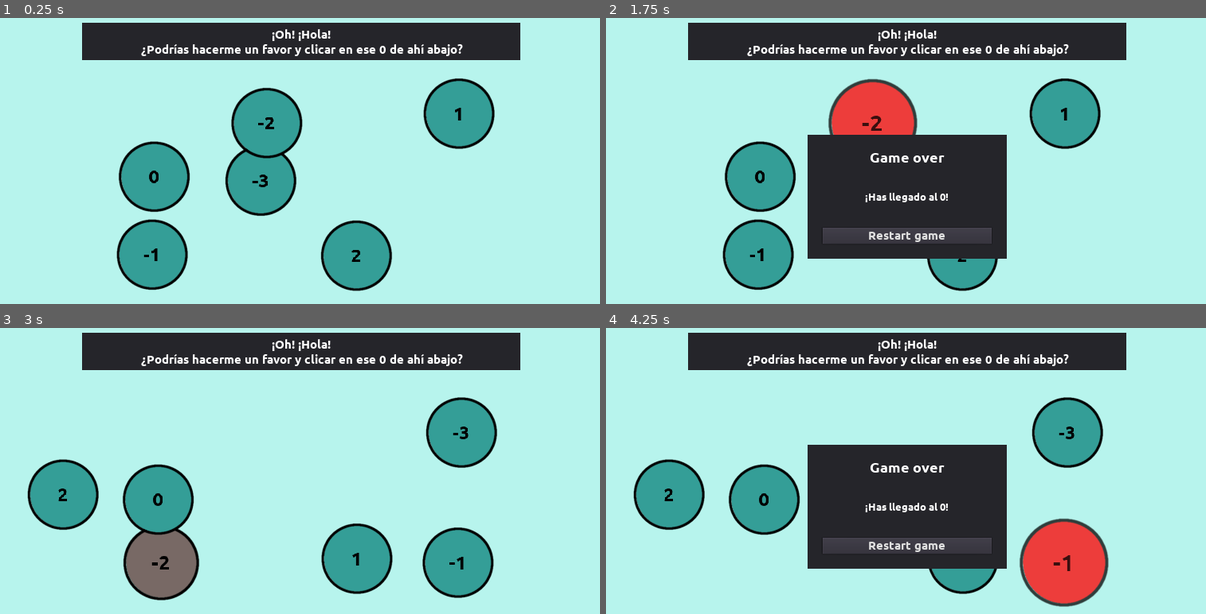
Above: before the commit, frames 1-4 (two rows, left to right).
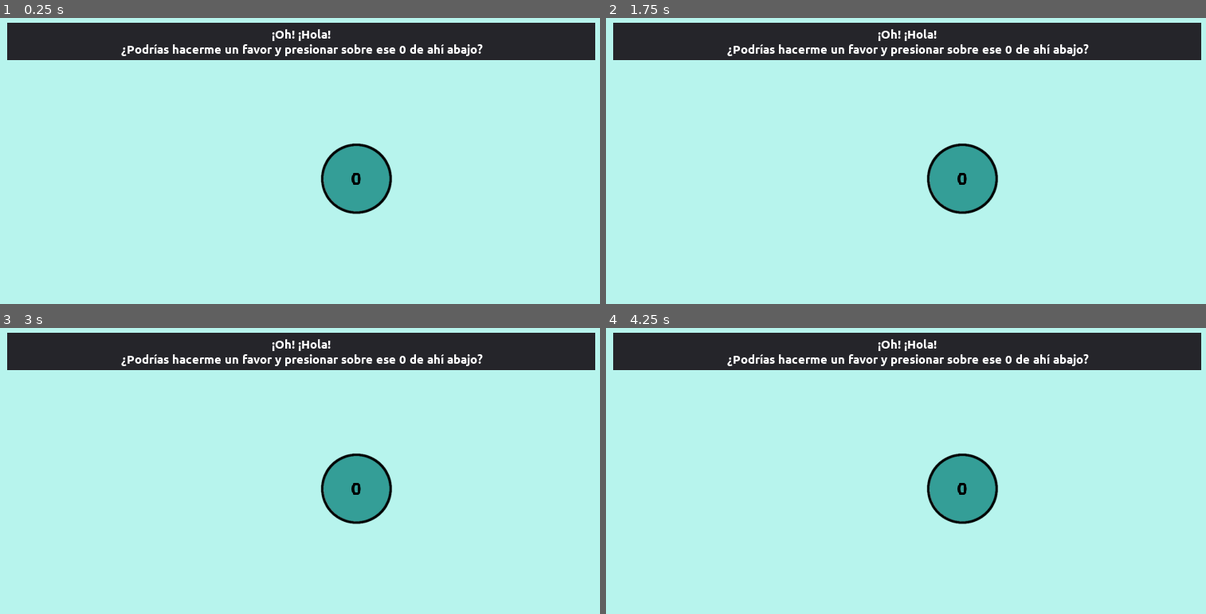
Above: after the commit, the same moments.

Repository: moisesjbc/contando-hasta-100
Game: Godot game, scene res://gameplay/main/main.tscn
The game is run twice, just before and just after one commit, with the same random seed, the same clock (stepped at 60 frames per second) and the same inputs.
Inputs (mouse positions are in pixels of both pictures, inside the frame that each line leads up to):
- Up to frame 1 (0.25 s): no input
- Up to frame 2 (1.75 s): tap Enter at 0.5 s; move the mouse to (870, 181) at 0.52 s; click (870, 181) at 0.67 s; move the mouse to (876, 123) at 1.27 s; click (876, 123) at 1.42 s
- Up to frame 3 (3 s): click (300, 545) at 2 s, where only the run before the commit has a clickable "Restart game"; tap Space at 2.75 s; move the mouse to (162, 562) at 2.77 s; click (162, 562) at 2.92 s
- Up to frame 4 (4.25 s): move the mouse to (1062, 562) at 3.52 s; click (1062, 562) at 3.67 s

The runs differ from the first frame. In frame 1, 20% of the frame differs, in the area x 1-100%, y 1-96%; in frame 2, 29%; in frame 3, 21%; in frame 4, 30%, in the area x 1-100%, y 1-98%.

Commit message:
Add new hints + parametrize extra balls

Diff:
--- a/godot-project/gameplay/balls_manager/balls_manager.gd
+++ b/godot-project/gameplay/balls_manager/balls_manager.gd
@@ -3,10 +3,12 @@
 signal number_selected
 
 var right_value = 0
+var n_extra_values = 0
 var numeric_ball_scene = preload("res://gameplay/balls/numeric_ball/numeric_ball.tscn")
 
-func set_level(new_right_value: int):
+func set_level(new_right_value: int, new_n_extra_values: int):
 	right_value = new_right_value
+	n_extra_values = new_n_extra_values
 	reset()
 
 var all_respawn_positions = []
@@ -29,6 +31,13 @@
 	reset()
 
 
+func _instantiate_numeric_ball(value: int, right_value: int):
+	var numeric_ball = numeric_ball_scene.instance()
+	numeric_ball.global_position = _get_random_respawn_position()
+	$balls.add_child(numeric_ball)
+	numeric_ball.set_value(value, right_value)
+	numeric_ball.connect("numeric_ball_selected", self, "_on_numeric_ball_selected")
+
 func reset():
 	free_respawn_positions = [] + all_respawn_positions
 
@@ -36,12 +45,13 @@
 		$balls.remove_child(ball)
 		ball.queue_free()
 
-	for i in range(right_value - 3, right_value + 3):
-		var numeric_ball = numeric_ball_scene.instance()
-		numeric_ball.global_position = _get_random_respawn_position()
-		$balls.add_child(numeric_ball)
-		numeric_ball.set_value(i, right_value)
-		numeric_ball.connect("numeric_ball_selected", self, "_on_numeric_ball_selected")
+	for i in range(right_value - n_extra_values, right_value):
+		_instantiate_numeric_ball(i, right_value)
+
+	_instantiate_numeric_ball(right_value, right_value)
+
+	for i in range(right_value + 1, right_value + n_extra_values):
+		_instantiate_numeric_ball(i, right_value)
 
 
 func _get_random_respawn_position():
--- a/godot-project/gameplay/levels_config/levels_config.gd
+++ b/godot-project/gameplay/levels_config/levels_config.gd
@@ -1,19 +1,36 @@
 extends Node
 
+
 const HINT_KEY = "hint"
+const N_EXTRA_VALUES = 0
 
 
 var current_level_config = {
-	HINT_KEY: null
+	HINT_KEY: null,
+	N_EXTRA_VALUES: 0
 }
 
 
 var _level_configs = {
 	0: {
-		HINT_KEY: "¡Oh! ¡Hola!\n¿Podrías hacerme un favor y clicar en ese 0 de ahí abajo?",
+		HINT_KEY: "¡Oh! ¡Hola!\n¿Podrías hacerme un favor y presionar sobre ese 0 de ahí abajo?",
 	},
 	1: {
 		HINT_KEY: "¡Guay, gracias!\n¿Y qué tal con el 1?"
+	},
+	2: {
+		HINT_KEY: "¡Perfecto!¿Podrías clicar ahora en...?\n No me acuerdo, ¿cuál iba ahora?",
+		N_EXTRA_VALUES: 2
+	},
+	3: {
+		HINT_KEY: "Veo que estás atento. ¿Y ahora?",
+		N_EXTRA_VALUES: 3
+	},
+	4: {
+		HINT_KEY: "No sé si lo sabes pero este juego es para una jam con el tema \"De 0 a 100\"\n¿Tienes alguna sospecha de a qué número tenemos que llegar?",
+	},
+	5: {
+		HINT_KEY: "Bueno, pero vayamos poco a poco. ¿Qué tal si te dejo a solas y nos vemos en el 10?",
 	}
 }
 
@@ -24,5 +41,7 @@
 	if current_level_index in _level_configs:
 		if HINT_KEY in _level_configs[current_level_index]:
 			current_level_config[HINT_KEY] = _level_configs[current_level_index][HINT_KEY]
+		if N_EXTRA_VALUES in _level_configs[current_level_index]:
+			current_level_config[N_EXTRA_VALUES] = _level_configs[current_level_index][N_EXTRA_VALUES]
 
 	return current_level_config
--- a/godot-project/gameplay/main/main.gd
+++ b/godot-project/gameplay/main/main.gd
@@ -11,7 +11,10 @@
 
 func reset():
 	$GUI/margin_container/hint_panel.set_hint(current_level_config[$levels_config.HINT_KEY])
-	$balls_manager.set_level(current_level)
+	$balls_manager.set_level(
+		current_level,
+		current_level_config[$levels_config.N_EXTRA_VALUES]
+	)
 
 
 func set_level(current_level):
--- a/godot-project/gameplay/main/main.tscn
+++ b/godot-project/gameplay/main/main.tscn
@@ -22,11 +22,13 @@
 
 [node name="margin_container" type="MarginContainer" parent="GUI"]
 anchor_right = 1.0
-custom_constants/margin_right = 200
+custom_constants/margin_right = 50
 custom_constants/margin_top = 10
-custom_constants/margin_left = 200
+custom_constants/margin_left = 50
 
 [node name="hint_panel" parent="GUI/margin_container" instance=ExtResource( 2 )]
+margin_left = 50.0
+margin_right = 1230.0
 margin_bottom = 85.0
 
 [node name="levels_config" parent="." instance=ExtResource( 5 )]
